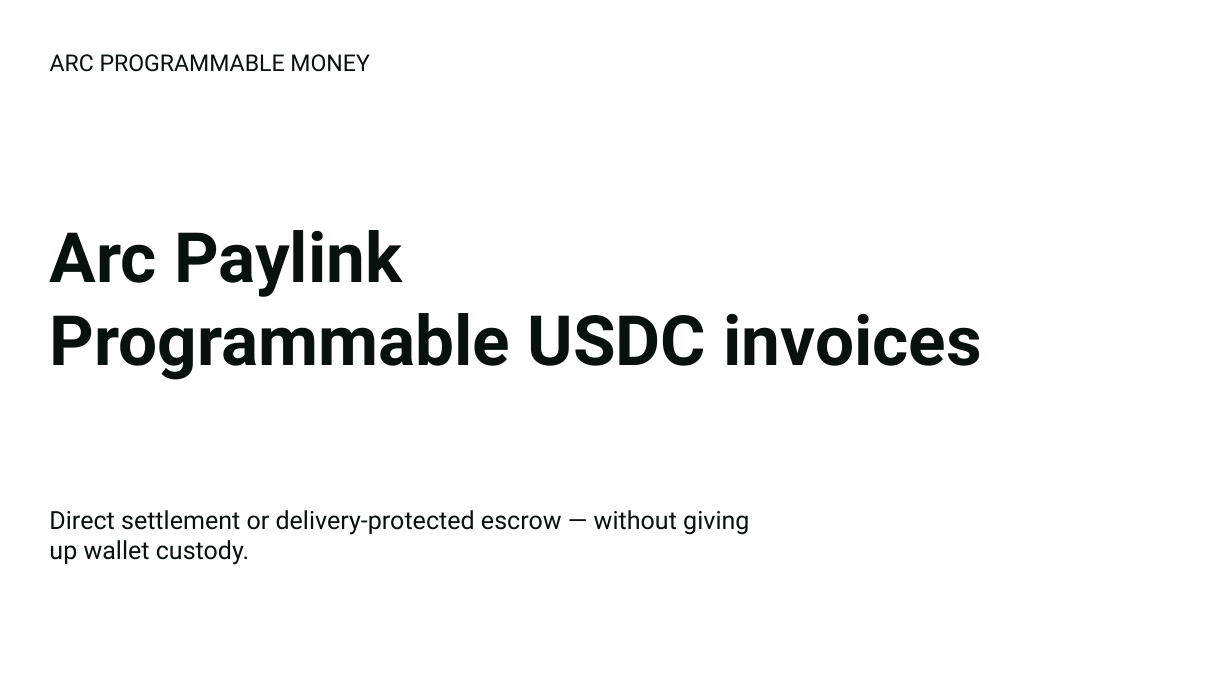
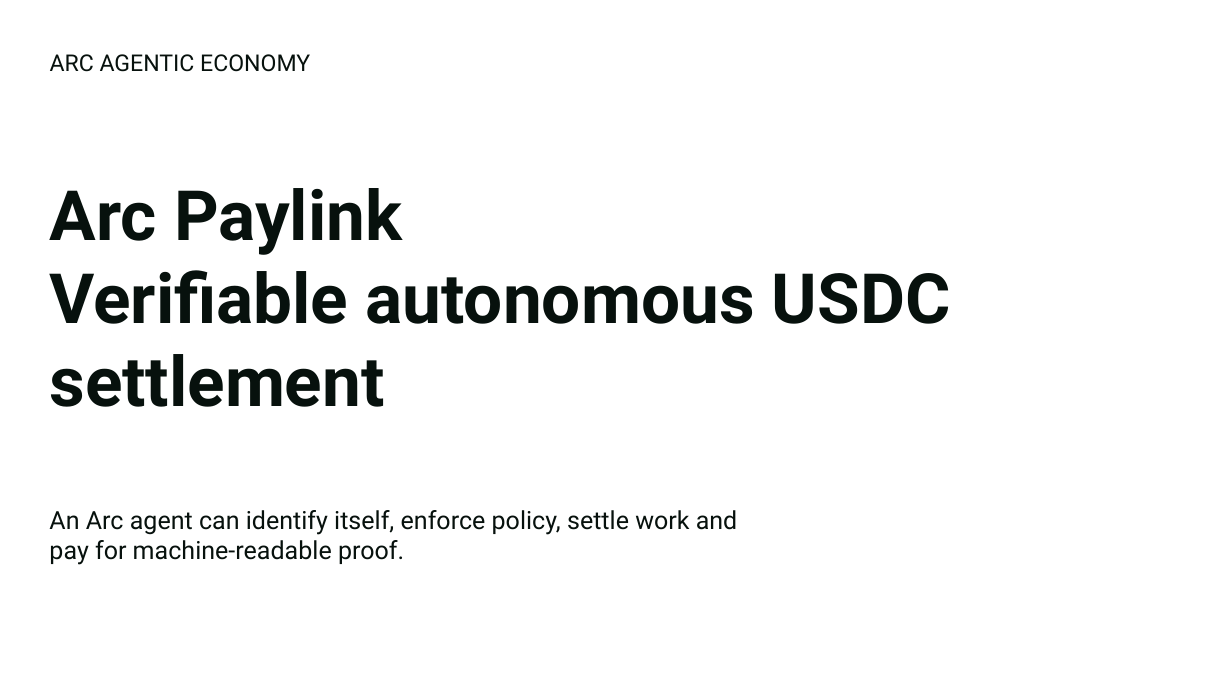
Before and after one commit to chendafu2573/arc-paylink, a slide deck: slide 1 of outputs/arc-paylink-pitch.pptx. Drawn at 1232x693 pixels with LibreOffice and Linux fonts; fonts in the diff are those of the drawing. Boxes give left, top, right and bottom in pixels: in the first picture for what was removed or moved away, otherwise in the second. Text is boxed around its words. In the diff, an @@ line names an element or a change of style, - is before the commit and + after.

Commit message:
docs(submission): 升级 Agentic 演示材料

```diff
--- a/outputs/arc-paylink-pitch.pptx
+++ b/outputs/arc-paylink-pitch.pptx
@@ text at (x1=50, y1=54, x2=310, y2=72): text changed @@
-ARC PROGRAMMABLE MONEY
+ARC AGENTIC ECONOMY
@@ text at (x1=50, y1=270, x2=951, y2=407): text changed @@
-Programmable USDC invoices
+Verifiable autonomous USDC settlement
@@ text at (x1=49, y1=510, x2=738, y2=565): text changed @@
-Direct settlement or delivery-protected escrow — without giving up wallet custody.
+An Arc agent can identify itself, enforce policy, settle work and pay for machine-readable proof.
```
Also in this commit, not shown: 5 other slides changed, 3 other files.
